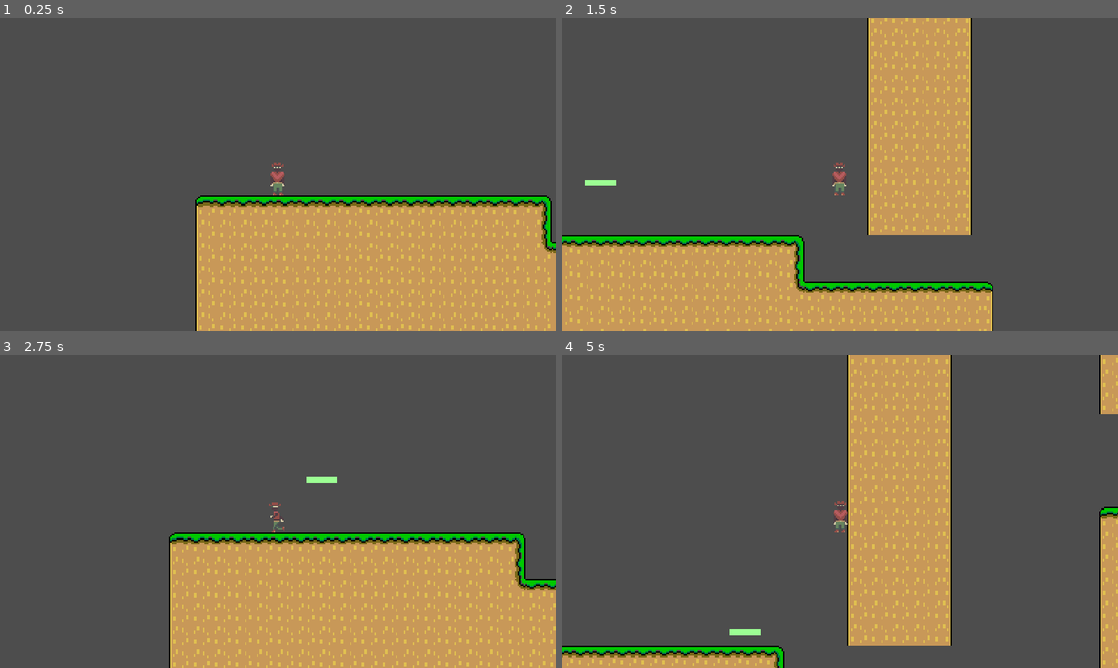
Above: before the commit, frames 1-4 (two rows, left to right).
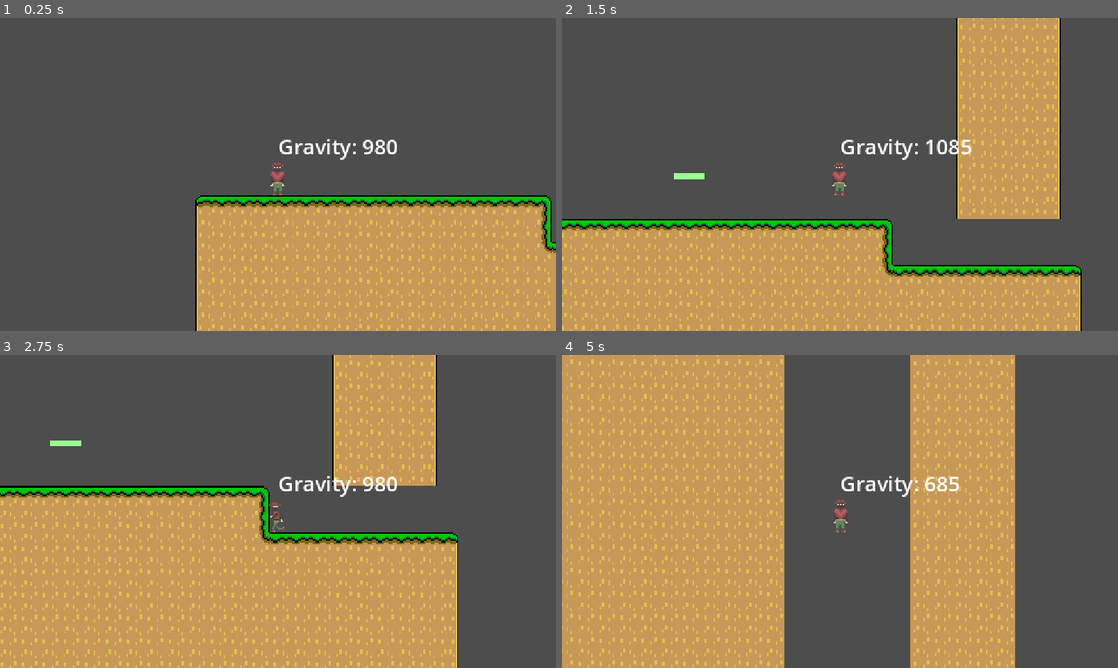
Above: after the commit, the same moments.

Repository: amusci/marioClone
Game: Godot game, scene res://Scenes/main_scene.tscn
Same seed, same stepped clock (60 frames per second), same inputs: the game is played once before the commit and once after it.
Inputs:
- Up to frame 1 (0.25 s): no input
- Up to frame 2 (1.5 s): hold Space (jump) 0.53-1.28 s; hold D (move_right) from 0.53 s (still down); tap B (throw_hat) at 0.6 s; tap Space (jump) at 1.35 s
- Up to frame 3 (2.75 s): tap Space (jump) at 1.52, 1.82 s; tap B (throw_hat) at 1.55, 2.1 s; release D (move_right) at 2.03 s; hold A (move_left) from 2.03 s (still down); hold Space (jump) from 2.03 s (still down)
- Up to frame 4 (5 s): release A (move_left) at 2.78 s; release Space (jump) at 2.78 s; hold D (move_right) 2.78-4.28 s; tap B (throw_hat) at 2.85, 4.35 s; tap Space (jump) at 3.02, 3.32, 4.52, 4.82 s; hold Space (jump) 3.53-4.28 s; hold A (move_left) from 4.28 s (still down)

The runs differ from the first frame. In frame 1, 0.5% of the frame differs, in the area x 35-97%, y 38-90%; in frame 2, 38%; in frame 3, 41%; in frame 4, 65%, in the area x 0-100%, y 0-100%.

Commit message:
player feels more heavy, need to make wall jump feel better

Diff:
--- a/GoDot Mario Project/Scenes/player.tscn
+++ b/GoDot Mario Project/Scenes/player.tscn
@@ -79,6 +79,7 @@
 
 [node name="Player" type="CharacterBody2D"]
 script = ExtResource("1_seout")
+speed = 200.0
 hat_distance = 50
 
 [node name="Camera2D" type="Camera2D" parent="."]
@@ -93,3 +94,8 @@
 animation = &"player_run"
 autoplay = "player_idle"
 frame_progress = 0.610081
+
+[node name="Label" type="Label" parent="."]
+offset_top = -33.0
+offset_right = 16.0
+offset_bottom = -10.0
--- a/GoDot Mario Project/Scripts/Player Scripts/player.gd
+++ b/GoDot Mario Project/Scripts/Player Scripts/player.gd
@@ -3,7 +3,7 @@
 
 # Export variables
 @export var speed = 300.0
-@export var jump_force = -290.0
+@export var jump_force = -200.0
 @export var jump_time : float = 0.2
 @export var coyote_time : float = 0.1
 @export var jump_buffer_time : float = 0.2
@@ -12,12 +12,13 @@
 @export var wall_jump_pushoff : float = 300
 @export var wall_slide_gravity : float = 50
 @export var hat_distance : int = 100
+@export var gravity_jump_increment : float = 15
 
 # Packed Scenes
 @export var hat : PackedScene = preload("res://Scenes/Platforms/temporary_platform.tscn")
 
 # Variables in-house
-var gravity = 980
+var gravity = 100
 var is_jumping : bool = false
 var jump_timer : float = 0
 var coyote_counter : float = 0
@@ -30,34 +31,37 @@
 # On ready variables
 @onready var sprite_2d = $AnimatedSprite2D
 @onready var animation_player = $AnimatedSprite2D
+@onready var gravity_label = $Label # Reference to the Label node
 
 func _physics_process(delta):
 	if not can_control: # If we cant control our player, return
 		return
 	# Function called once per physics frame
-	player_jump(delta) # Line 33
-	player_run(delta) # Line 47
-	move_and_slide() # Move and slide
-	wall_slide(delta) # Line 95
-	if Input.is_action_just_pressed("throw_hat"): # If B key pressed
-		throw_hat() # Line 108
+	player_jump(delta)
+	player_run(delta)
+	move_and_slide()
+	wall_slide(delta)
+	if Input.is_action_just_pressed("throw_hat"):
+		throw_hat()
 
+	# Update the gravity label text
+	gravity_label.text = "Gravity: %s" % gravity
 
 func player_run(delta):
-	var direction = Input.get_axis("move_left", "move_right") # Get left and right inputs
+	var direction = Input.get_axis("move_left", "move_right")
 
-	if direction != 0: # If inputs exist
-		if direction > 0: # If going right
-			velocity.x = min(velocity.x + acceleration, speed) # Whatever minimum from start acceleration to max speed
-			sprite_2d.flip_h = false # Make sure the sprite is not flipped
+	if direction != 0:
+		if direction > 0:
+			velocity.x = min(velocity.x + acceleration, speed)
+			sprite_2d.flip_h = false
 			facing_right = true
-		else: # If going left
-			velocity.x = max(velocity.x - acceleration, -speed) # Whatever maximum (remember going left is negative)
-			sprite_2d.flip_h = true # Flip the sprite horizontally
+		else:
+			velocity.x = max(velocity.x - acceleration, -speed)
+			sprite_2d.flip_h = true
 			facing_right = false
-	else: # If no inputs
-		velocity.x = move_toward(velocity.x, 0, acceleration + 3) # MOVE TO A HALT
-	player_animations(direction) # Call animations
+	else:
+		velocity.x = move_toward(velocity.x, 0, acceleration + 3)
+	player_animations(direction)
 
 func player_jump(delta):
 	# Print debug information
@@ -65,86 +69,80 @@
 	print("is_jumping: ", is_jumping)
 	print("coyote_counter: ", coyote_counter)
 	print("jump_timer: ", jump_timer)
+	if gravity >= 1300:
+		gravity = 1300
 
 	# This function handles player's ability to jump
-	if is_on_floor(): # if we are on the floor
-		coyote_counter = coyote_time # Set the counter to the time
-	else: # If we aren't on the floor (falling)
-		velocity.y += gravity * gravity_multiplier * delta # Apply gravity with multiplier
-		coyote_counter -= delta # Decrement counterq
+	if is_on_floor():
+		coyote_counter = coyote_time
+		gravity = 980
+	else:
+		gravity += gravity_jump_increment
+		velocity.y += gravity * gravity_multiplier * delta
+		coyote_counter -= delta
+
 
 	if Input.is_action_just_pressed("jump"):
-		# This allows us to press jump slightly before we land for smooth controls
-		jump_buffer_counter = jump_buffer_time # We set the counter to the time we want our character to jump before landing
+		jump_buffer_counter = jump_buffer_time
 	else:
-		jump_buffer_counter -= delta # Decrement the counter by delta since we aren't jumping we want it to go to 0
-	if coyote_counter >= 0 and jump_buffer_counter > 0: # If we arent jumping (since 0) and jumping (line 64)
-		jump_buffer_counter = 0 # Instantly set counter back to 0
-		velocity.y = jump_force # Apply jump force
-		is_jumping = true # Switch jump flag to true
-	elif Input.is_action_pressed("jump") and is_jumping: # If we are holding jump while jumping
-		velocity.y = jump_force # Maintain jump force if jump button is held
-	if is_jumping and Input.is_action_pressed("jump") and jump_timer < jump_time: # Handle variable jump height based on button hold duration
-		jump_timer += delta # Increment jump timer
+		jump_buffer_counter -= delta
+
+	if coyote_counter >= 0 and jump_buffer_counter > 0:
+		jump_buffer_counter = 0
+		velocity.y = jump_force
+		is_jumping = true
+
+	elif Input.is_action_pressed("jump") and is_jumping:
+		velocity.y = jump_force
+	if is_jumping and Input.is_action_pressed("jump") and jump_timer < jump_time:
+		jump_timer += delta
 	else:
-		is_jumping = false # End jumping if conditions are not met
-		jump_timer = 0 # Reset jump timer
-	if is_on_wall() and Input.is_action_pressed("move_right") and Input.is_action_just_pressed("jump"): # If holding right and tap jump
-		velocity.y = jump_force * 3 # Jump up
-		velocity.x = -wall_jump_pushoff # Jump towards left
-	if is_on_wall() and Input.is_action_pressed("move_left") and Input.is_action_just_pressed("jump"): # If holding right and tap jump
-		velocity.y = jump_force * 3 # Jump up
-		velocity.x = wall_jump_pushoff # Jump towards right
+		gravity = gravity
+		is_jumping = false
+		jump_timer = 0
+
+	if is_on_wall() and Input.is_action_pressed("move_right") and Input.is_action_just_pressed("jump"):
+		gravity = 550
+		velocity.y = jump_force * 3
+		velocity.x = -wall_jump_pushoff
+
+	elif is_on_wall() and Input.is_action_pressed("move_left") and Input.is_action_just_pressed("jump"):
+		gravity = 550
+		velocity.y = jump_force * 3
+		velocity.x = wall_jump_pushoff
 
 
 func wall_slide(delta):
 	# This will handle all player movement against the wall
-	if is_on_wall() and not is_on_floor(): # If on wall in air
-		if Input.is_action_pressed("move_left") or Input.is_action_pressed("move_right"): # If we want to hug the wall
-			is_wall_sliding = true # Slide down
+	if is_on_wall() and not is_on_floor():
+		if Input.is_action_pressed("move_left") or Input.is_action_pressed("move_right"):
+			is_wall_sliding = true
 		else:
-			is_wall_sliding = false # We aren't on a wall
+			is_wall_sliding = false
 	else:
-		is_wall_sliding = false # We aren't on a wall
+		is_wall_sliding = false
 
-	if is_wall_sliding: # If we are on a wall
-		velocity.y += (wall_slide_gravity * delta) # Slide down
-		velocity.y = min(velocity.y, wall_slide_gravity) # Slide down
+	if is_wall_sliding:
+		velocity.y += wall_slide_gravity * delta
+		velocity.y = min(velocity.y, wall_slide_gravity)
 
 func throw_hat():
 	if not hat_exists:
-
-		var hat = hat.instantiate() # Add an instance of the hat to our scene (NOT SHOWN)
+		var hat = hat.instantiate()
 		hat.connect("tree_exited", Callable(self, "_on_hat_removed"))
-		if facing_right: # If we are facing right
-			hat.global_position = global_position + Vector2(hat_distance, 0) # Send hat to the right
+		if facing_right:
+			hat.global_position = global_position + Vector2(hat_distance, 0)
 		else:
-			hat.global_position = global_position + Vector2(-hat_distance, 0) # Send hat to the left
-		get_parent().add_child(hat) # Add the hat to our scene tree (SHOWN)
-		hat_exists = true # Platform exists
+			hat.global_position = global_position + Vector2(-hat_distance, 0)
+		get_parent().add_child(hat)
+		hat_exists = true
 
 func _on_hat_removed():
-	hat_exists = false # Reset flag when platform removed
+	hat_exists = false
 
-'''func handle_death() -> void:
-	# Function handles player death
-	print("Player Died!")
-	visible = false
-	can_control = false
-	await get_tree().create_timer(1).timeout # Wait for timer to time out
-	reset_player()'''
-
-'''func reset_player() -> void:
-	# Function handles player reset
-	global_position = Vector2(0,0) # Set the global position to (0, 0)
-	visible = true
-	can_control = true'''
-
-func player_animations(direction : float) -> void:
+func player_animations(direction: float) -> void:
 	# Function handles all player animations
-	if abs(direction) > 0.1 and is_on_floor(): # If we are moving and on floor
-		animation_player.play("player_run") # Running animation
-	# elif not is_on_floor(): # If we are in the air
-		# animation_player.play("jump") # Jumping animation
+	if abs(direction) > 0.1 and is_on_floor():
+		animation_player.play("player_run")
 	else:
-		animation_player.play("player_idle") # Idle animation
+		animation_player.play("player_idle")
